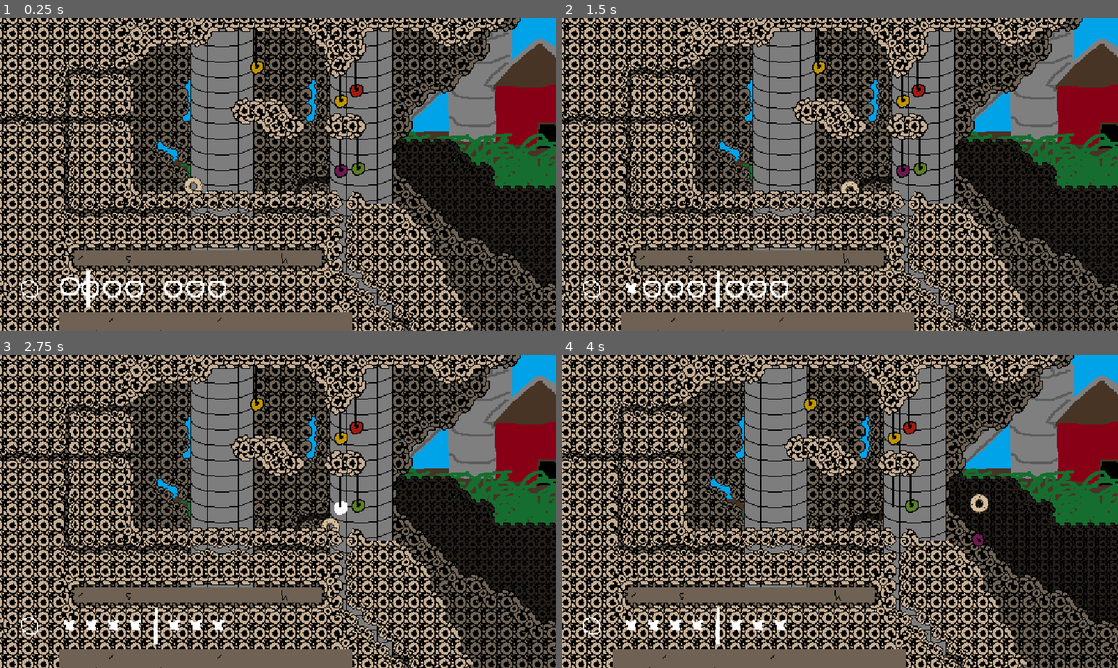
Above: before the commit, frames 1-4 (two rows, left to right).
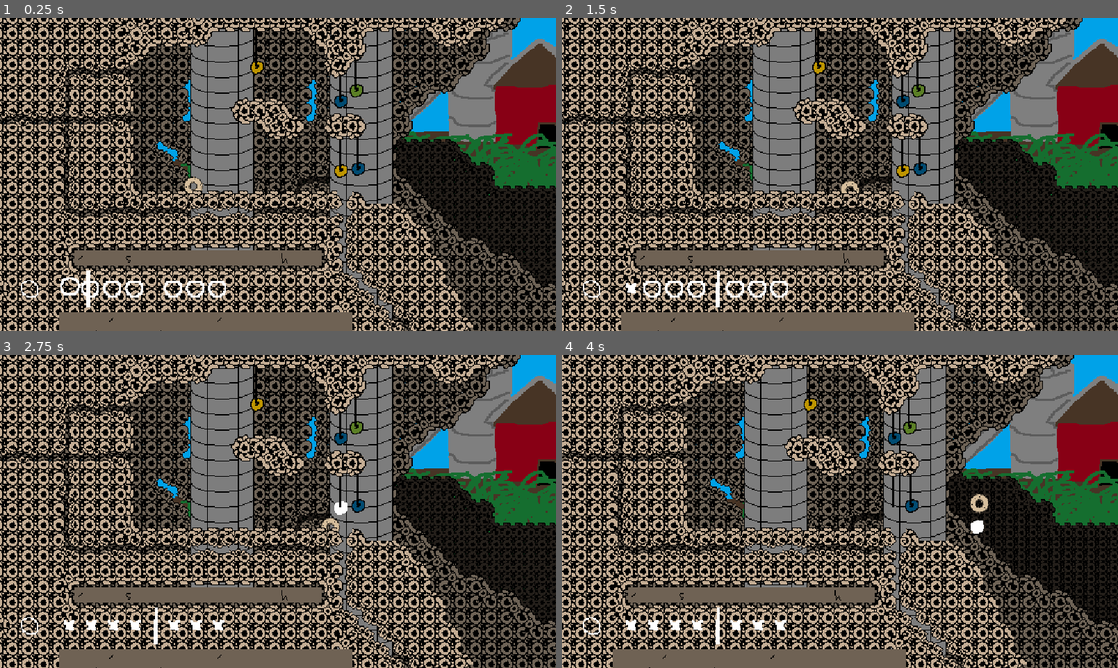
Above: after the commit, the same moments.

Repository: Roboticy3/GMTK2025
Game: Godot game, scene res://levels/test.tscn
The game is run twice, just before and just after one commit, with the same random seed, the same clock (stepped at 60 frames per second) and the same inputs.
Inputs:
- Up to frame 1 (0.25 s): no input
- Up to frame 2 (1.5 s): tap Enter (ui_accept) at 0.5, 0.77 s; hold Right (ui_right) from 0.53 s (still down); tap Shift (grab) at 0.6 s; tap X (throw) at 0.8, 1.35 s
- Up to frame 3 (2.75 s): tap Enter (ui_accept) at 1.52 s; tap 1 at 1.55 s; release Right (ui_right) at 2.03 s; hold Left (ui_left) from 2.03 s (still down); hold 1 from 2.03 s (still down); tap 2 at 2.3 s
- Up to frame 4 (4 s): release Left (ui_left) at 2.78 s; release 1 at 2.78 s; hold Right (ui_right) from 2.78 s (still down); tap 2 at 2.85 s; tap Enter (ui_accept) at 3.02, 3.77 s; tap Shift (grab) at 3.05, 3.6 s; tap X (throw) at 3.8 s

The runs differ from the first frame. In frame 1, 0.2% of the frame differs, in the area x 37-66%, y 21-56%; in frame 2, 0.2%; in frame 3, 0.1%; in frame 4, 0.3%, in the area x 37-77%, y 21-62%.

Commit message:
fruit spawning

Diff:
--- a/game_manager.gd
+++ b/game_manager.gd
@@ -7,6 +7,7 @@
 
 #replace with loader
 var profile := PlayerProfile.new()
+var world_profile := WorldProfile.new()
 
 func _ready():
 	start()
@@ -25,6 +26,7 @@
 
 		spawn_player()
 		spawn_ui()
+		world_profile.fruit_reload(get_tree(), &"FruitBranch")
 
 func spawn_player():
 	const PLAYER := preload("res://player/player.tscn")
@@ -42,6 +44,8 @@
 	get_tree().current_scene.add_child(UI.instantiate())
 
 func _input(event: InputEvent) -> void:
-	if OS.has_feature("editor"):
-		if Input.is_key_pressed(KEY_1):
+	if OS.has_feature("editor") and event is InputEventKey and event.is_pressed():
+		if event.keycode == KEY_1:
 			profile.current_food = profile.max_food
+		elif event.keycode == KEY_2:
+			world_profile.all_cycle(get_tree())
--- a/items/fruit.gd
+++ b/items/fruit.gd
@@ -12,9 +12,12 @@
 func _ready():
 	var rng := RandomNumberGenerator.new()
 	modulate = hues[rng.randi_range(0, 5)]
+	add_to_group(&"Fruit")
+
+	cut.connect(add_to_group.bind(&"Loose"))
 
 signal cut()
 func _on_body_entered(body: Node) -> void:
-	print(body)
-	if body is Item and body.linear_velocity.length() > 100.0:
+	if body is Item and body.linear_velocity.length() > 150.0:
+		body.linear_velocity *= -0.2
 		cut.emit()
--- a/items/fruit.tscn
+++ b/items/fruit.tscn
@@ -18,7 +18,7 @@
 stream_0/stream = ExtResource("4_3h4lt")
 stream_1/stream = ExtResource("5_cfyrv")
 
-[node name="ItemBase" instance=ExtResource("1_q54vd")]
+[node name="Fruit" instance=ExtResource("1_q54vd")]
 contact_monitor = true
 max_contacts_reported = 16
 script = ExtResource("2_fsqiv")
--- a/items/fruit_branch.gd
+++ b/items/fruit_branch.gd
@@ -4,22 +4,36 @@
 
 # Called when the node enters the scene tree for the first time.
 func _ready() -> void:
-	spawn()
+	#spawn()
+	add_to_group(&"FruitBranch")
 	pass
 
+#pass the cut signal up to the world
+#RESERVED for use by the world
+signal cut()
+
+var spawned := false
 func spawn():
+	if spawned:
+		return
+
 	var f := fruit.instantiate()
 	if !(f is Fruit):
 		printerr("fruit scene ", fruit, " does not have root of type Fruit!")
 		return
 
+	$Rope.rotation = 0.0
+
 	f.position = Vector2(0, 40.0)
 
 	add_child(f)
-	f.cut.connect($PinJoint2D.queue_free)
+	f.cut.connect($PinJoint2D.set_node_b.bind(""))
 	f.cut.connect($Rope.reparent.bind(self))
-	f.grabbed.connect($PinJoint2D.queue_free)
-	f.grabbed.connect($Rope.reparent.bind(self))
+	f.cut.connect(cut.emit)
+	f.cut.connect(set.bind("spawned", false))
+	f.grabbed.connect(f.cut.emit)
 
 	$Rope.reparent(f)
 	$PinJoint2D.node_b = "../" + f.name
+
+	spawned = true
--- a/items/fruit_branch.tscn
+++ b/items/fruit_branch.tscn
@@ -23,6 +23,6 @@
 
 [node name="Rope" type="Sprite2D" parent="."]
 texture_filter = 1
-position = Vector2(0, 20)
 scale = Vector2(1, 2.44)
 texture = SubResource("AtlasTexture_rfhe2")
+offset = Vector2(0, 8.19672)
--- a/items/item.gd
+++ b/items/item.gd
@@ -8,4 +8,10 @@
 	if to: $Sprite2D.material = glow_material
 	else: $Sprite2D.material = null
 
+func _on_throw():
+	var shape := $CollisionShape2D
+	shape.scale = Vector2.ONE * 3.0
+	var tween := shape.create_tween()
+	tween.tween_property(shape, "scale", Vector2.ONE, 0.4)
+
 signal grabbed()
--- a/items/item_base.tscn
+++ b/items/item_base.tscn
@@ -13,7 +13,7 @@
 [node name="ItemBase" type="RigidBody2D"]
 collision_layer = 8
 collision_mask = 9
-continuous_cd = 1
+continuous_cd = 2
 script = ExtResource("1_5ufc5")
 glow_material = SubResource("ShaderMaterial_a0fue")
 
--- a/player/hand.gd
+++ b/player/hand.gd
@@ -65,6 +65,9 @@
 	#tell item its being grabbed
 	item.grabbed.emit()
 
+	#mark for cleanup on cycle
+	item.remove_from_group(&"Loose")
+
 	held_item = nearest_item
 
 	#remove glow
@@ -87,6 +90,9 @@
 
 	held_item = null
 
+	#mark for cleanup on cycle
+	item.add_to_group(&"Loose")
+
 	#give back to scene
 	item.reparent(get_tree().current_scene)
 
@@ -108,6 +114,8 @@
 	#yeet
 	item.apply_central_impulse(last_horizontal_facing * item.throw_strength)
 
+	item._on_throw()
+
 	$Throw.play()
 
 func eat_held():
--- /dev/null
+++ b/progress/world_profile.gd
@@ -0,0 +1,81 @@
+class_name WorldProfile extends Node
+
+#region loose
+#loose objects to preseve between sessions. Mostly items in shelters
+@export var loose:Array[NodePath]
+
+func loose_cycle(tree:SceneTree, loose_group:StringName, safe_group:StringName):
+	#clear fruit on the ground that are not in a shelter
+	var safe:Dictionary[Node, Variant]
+	for s in tree.get_nodes_in_group(safe_group):
+		var overlapping:Array[Node2D] = s.get_overlapping_bodies()
+		for o in overlapping:
+			if o.is_in_group(loose_group):
+				safe[o] = true
+
+	for l in tree.get_nodes_in_group(loose_group):
+		if !safe.has(l): l.queue_free()
+#endregion
+
+#region fruit
+# A set of fruits and their ages. 0 if undisturbed. 1 if eaten or lost
+# At the beginning of each cycle, remove all fruits, rebranch all zeroes,
+# and respawn all older fruits with a probability dependent on age.
+@export var fruit_branches: Dictionary[NodePath, int] = {}
+const FRUIT_SPAWN_PROBABILITIES: PackedFloat32Array = [
+	1.0,
+	0.01,
+	0.1,
+	1.0
+]
+
+func get_fruit_branch_probability(branch:NodePath) -> float:
+	var age = fruit_branches.get(branch)
+	if age is int:
+		age = clampi(age, 0, FRUIT_SPAWN_PROBABILITIES.size()-1)
+		return FRUIT_SPAWN_PROBABILITIES[age]
+	return FRUIT_SPAWN_PROBABILITIES[0]
+
+func register_fruit_branches(tree:SceneTree, branch_group:StringName) -> void:
+	for s in tree.get_nodes_in_group(branch_group):
+		var branch := s.get_path()
+		if !fruit_branches.has(branch):
+			fruit_branches[branch] = 0
+
+		if !s.has_connections("cut"):
+			s.connect("cut", _on_branch_cut.bind(branch))
+
+#kill a fruit
+func _on_branch_cut(branch:NodePath) -> void:
+	fruit_branches[branch] = 1
+
+#called at the start of each cycle
+func fruit_cycle(tree:SceneTree, branch_group:StringName, fruit_group:StringName) -> void:
+
+	register_fruit_branches(tree, branch_group)
+
+	#try to spawn each fruit on random chance
+	#if chance fails, age the branch
+	var rng := RandomNumberGenerator.new()
+	for s in tree.get_nodes_in_group(branch_group):
+		var branch := s.get_path()
+		var p := get_fruit_branch_probability(branch)
+		var r := rng.randf_range(0.0, 1.0)
+		if r <= p:
+			s.spawn()
+			fruit_branches[branch] = 0
+		else:
+			fruit_branches[branch] += 1
+
+#run on game load to register fruit branches
+func fruit_reload(tree:SceneTree, branch_group:StringName) -> void:
+	register_fruit_branches(tree, branch_group)
+	for s in tree.get_nodes_in_group(branch_group):
+		var branch := s.get_path()
+		if fruit_branches.get(branch) == 0:
+			s.spawn()
+#endregion
+
+func all_cycle(tree:SceneTree):
+	loose_cycle(tree, &"Loose", &"Shelter")
+	fruit_cycle(tree, &"FruitBranch", &"Fruit")
--- a/project.godot
+++ b/project.godot
@@ -31,6 +31,9 @@
 Player=""
 Entity=""
 Pip=""
+FruitBranch=""
+Fruit=""
+Loose="Items cleaned up on cycle"
 
 [input]
 
--- a/shelter/karma_column.gd
+++ b/shelter/karma_column.gd
@@ -1,6 +1,7 @@
 extends Node
 
 @onready var profile := GameManager.profile
+@onready var world_profile := GameManager.world_profile
 
 @export var karma_column:Control
 
@@ -33,3 +34,4 @@
 
 func next_cycle():
 	profile.current_food -= 4
+	world_profile.all_cycle(get_tree())
--- a/shelter/shelter.gd
+++ b/shelter/shelter.gd
@@ -6,6 +6,7 @@
 
 func _ready() -> void:
 	body_entered.connect(_on_body_entered)
+	add_to_group("Shelter")
 
 signal success()
 signal fail()
--- a/shelter/shelter.tscn
+++ b/shelter/shelter.tscn
@@ -193,7 +193,7 @@
 stream_0/stream = ExtResource("4_ovd5g")
 
 [node name="Shelter" type="Area2D"]
-collision_mask = 2
+collision_mask = 10
 script = ExtResource("1_sfjse")
 
 [node name="CollisionShape2D" type="CollisionShape2D" parent="."]
Not shown, added: progress/world_profile.gd.uid
